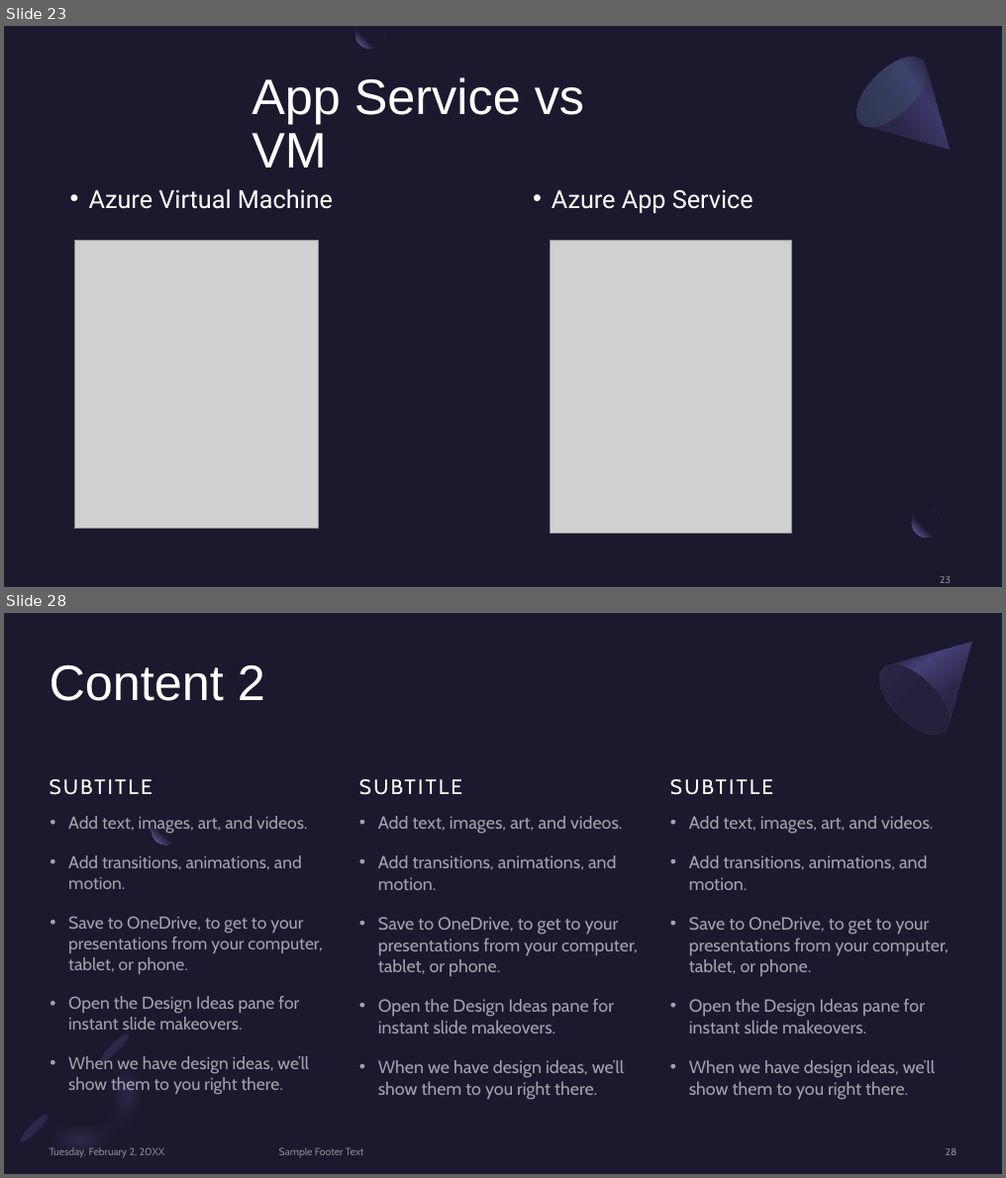
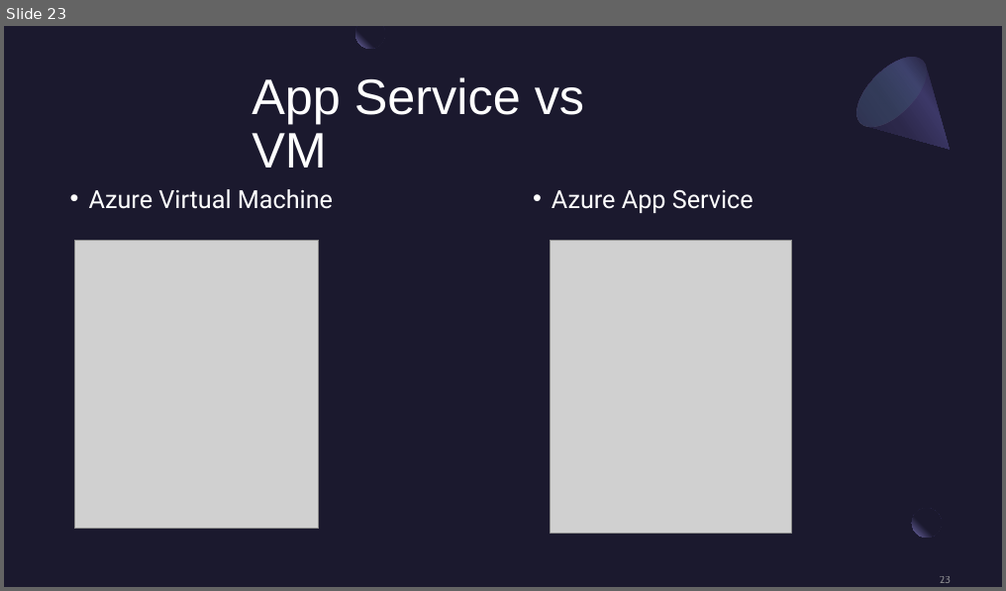
Before and after one commit to BrianChen0527/postgreSQL, a slide deck: MSFT_Azure/Microsoft Azure.pptx. Shown one above the other, each under a label of ours: slides 23 and 28 before the commit, slide 23 after it; the slides between them are not shown. The pictures are 1006x1178 and 1006x591 pixels, drawn with LibreOffice and Linux fonts; fonts in the diff are those of the drawing; grey boxes stand for pictures. Boxes give left, top, right and bottom in pixels: in the first picture for what was removed or moved away, otherwise in the second. Text is boxed around its words. In the diff, an @@ line names an element or a change of style, - is before the commit and + after.

```diff
--- a/MSFT_Azure/Microsoft Azure.pptx
+++ b/MSFT_Azure/Microsoft Azure.pptx
@@ slide 28 removed at <box>4,613,1002,1174</box>, background #1B192E @@
@@ freeform shape removed at <box>867,613,1002,747</box> @@
@@ title removed at <box>50,665,265,701</box> @@
-Content 2
@@ ellipse removed at <box>867,653,960,747</box> @@
@@ text removed at <box>49,755,341,799</box> @@
-SUBTITLE
@@ text removed at <box>359,755,651,799</box> @@
-SUBTITLE
@@ text removed at <box>670,755,962,799</box> @@
-SUBTITLE
@@ text removed at <box>68,816,322,1095</box> @@
-• Add text, images, art, and videos.
-• Add transitions, animations, and motion.
-• Save to OneDrive, to get to your presentations from your computer, tablet, or phone.
-• Open the Design Ideas pane for instant slide makeovers.
-• When we have design ideas, we’ll show them to you right there.
@@ ellipse removed at <box>152,815,180,845</box> @@
@@ text removed at <box>378,816,638,1100</box> @@
-• Add text, images, art, and videos.
-• Add transitions, animations, and motion.
-• Save to OneDrive, to get to your presentations from your computer, tablet, or phone.
-• Open the Design Ideas pane for instant slide makeovers.
-• When we have design ideas, we’ll show them to you right there.
@@ text removed at <box>689,816,948,1100</box> @@
-• Add text, images, art, and videos.
-• Add transitions, animations, and motion.
-• Save to OneDrive, to get to your presentations from your computer, tablet, or phone.
-• Open the Design Ideas pane for instant slide makeovers.
-• When we have design ideas, we’ll show them to you right there.
@@ freeform shape removed at <box>13,1026,183,1174</box> @@
@@ ellipse removed at <box>98,1032,132,1065</box> @@
@@ ellipse removed at <box>18,1112,52,1145</box> @@
@@ text removed at <box>50,1148,164,1158</box> @@
-Tuesday, February 2, 20XX
@@ text removed at <box>279,1148,364,1157</box> @@
-Sample Footer Text
@@ page number removed at <box>945,1149,957,1156</box> @@
-28
```
Also in this commit, not shown: 1 slide changed, 4 slides added, 5 other slides removed.
